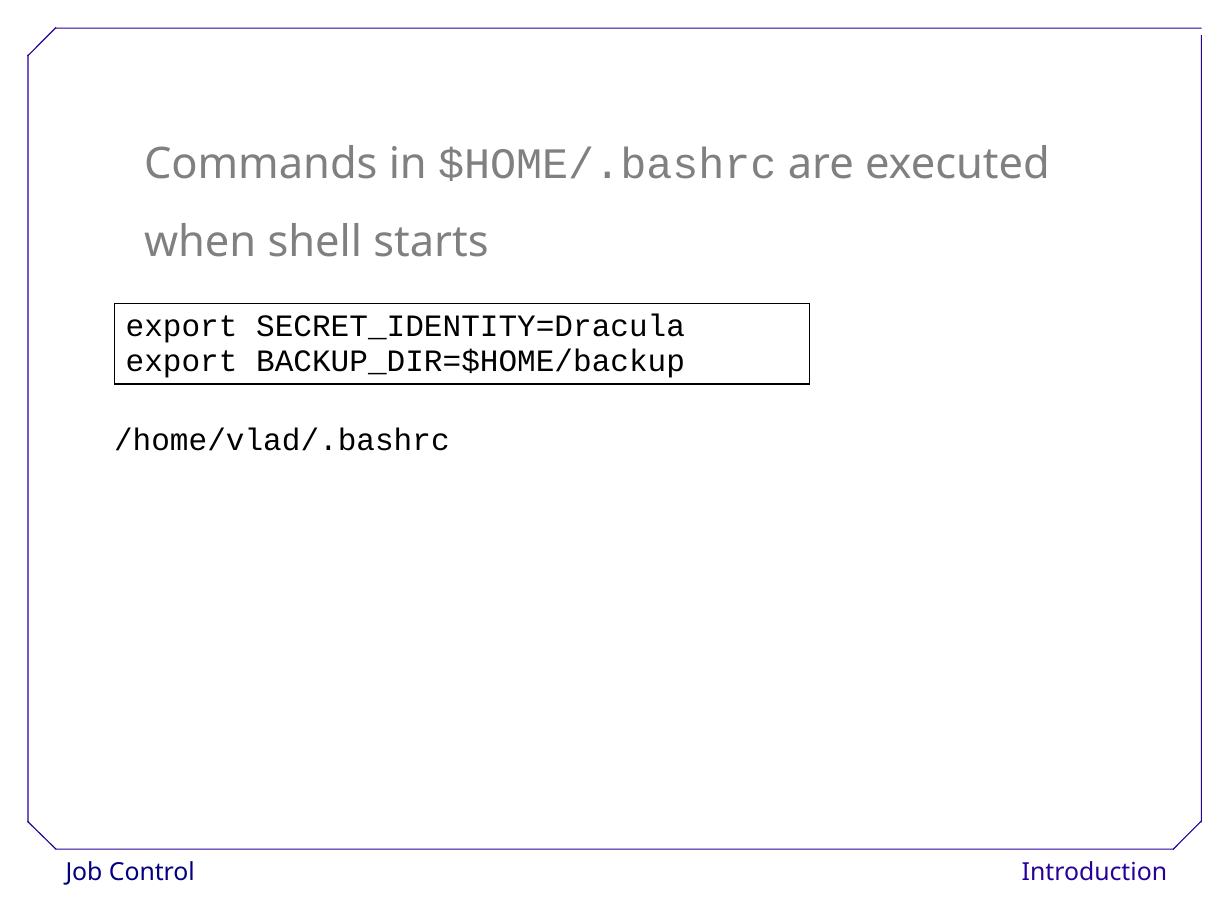
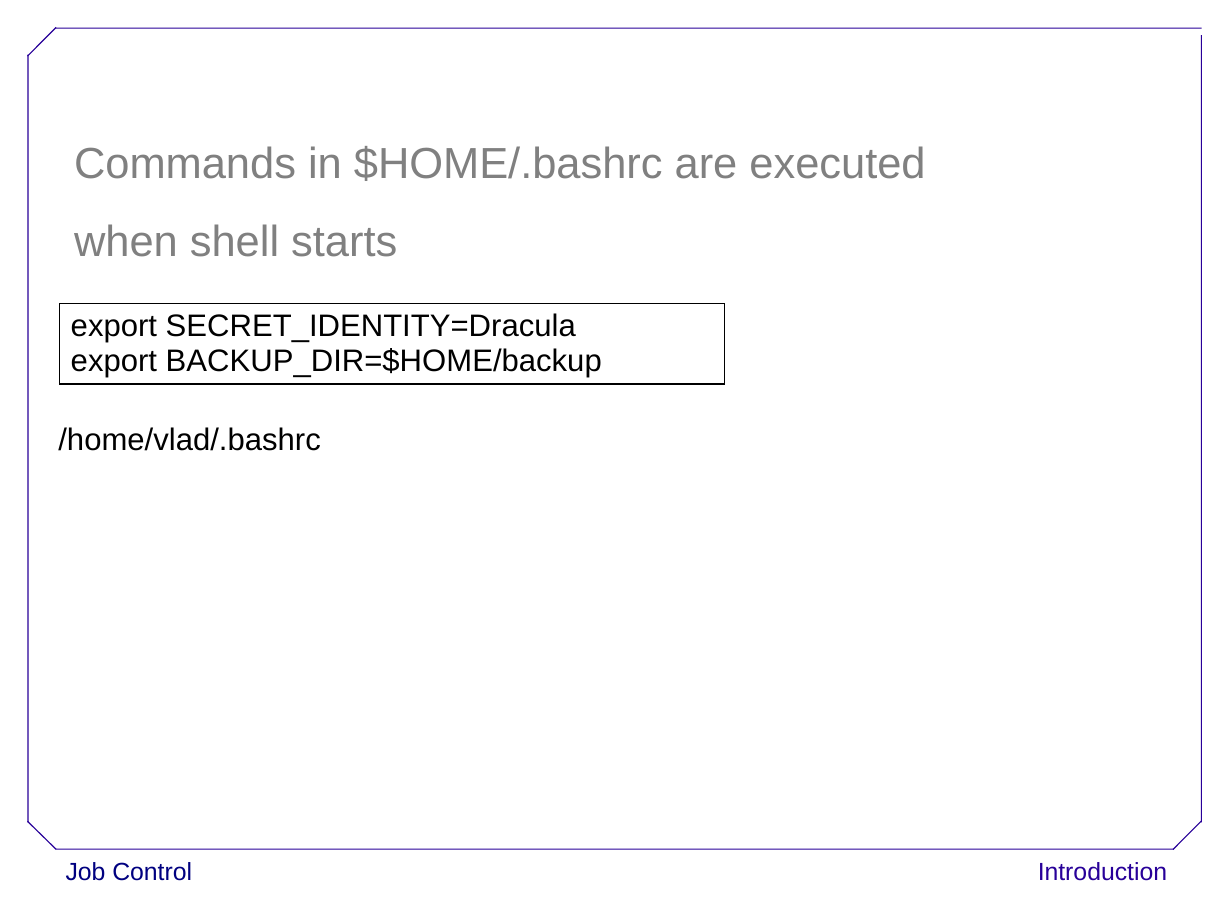
Before and after one commit to ncasuk/ncas-isc, a slide deck: slide 84 of shell/presentations/5_jobvars.ppt. Drawn at 1232x924 pixels with LibreOffice and Linux fonts; fonts in the diff are those of the drawing; background and template pictures are left out. Boxes give left, top, right and bottom in pixels: in the first picture for what was removed or moved away, otherwise in the second. Text is boxed around its words. In the diff, an @@ line names an element or a change of style, - is before the commit and + after.

Commit message:
Standardised fonts across shell presentations to Arial, moved bubbles to correct position and updated shell excercises to accomodate new names of pain files

```diff
--- a/shell/presentations/5_jobvars.ppt
+++ b/shell/presentations/5_jobvars.ppt
@@ text "Commands in $HOME/.bashrc are executed": place and size @@
-text "Commands in $HOME/.bashrc are executed" at box(144, 145, 1050, 257)
+text "Commands in $HOME/.bashrc are executed" at box(74, 146, 925, 257)
@@ text "Commands in $HOME/.bashrc are executed" at box(74, 146, 925, 257): font Noto Sans to Arial in "Commands in are executed", "when shell starts"; font Courier New to Arial in "$HOME/.bashrc" @@
@@ rectangle "export SECRET_IDENTITY=Dracula": place and size @@
-rectangle "export SECRET_IDENTITY=Dracula" at box(114, 303, 809, 383)
+rectangle "export SECRET_IDENTITY=Dracula" at box(59, 303, 724, 383)
@@ rectangle "export SECRET_IDENTITY=Dracula" at box(59, 303, 724, 383): font Courier New to Arial @@
@@ text "/home/vlad/.bashrc" at box(58, 427, 320, 451): font Courier New to Arial @@
@@ text "/home/vlad/.bashrc": place and size @@
-text "/home/vlad/.bashrc" at box(114, 427, 450, 451)
+text "/home/vlad/.bashrc" at box(58, 427, 320, 451)
@@ text "Job Control" at box(66, 862, 192, 881): font Noto Sans to Arial @@
@@ text "Introduction" at box(1038, 862, 1167, 881): font Noto Sans to Arial @@
```
Also in this commit, not shown: 87 other slides changed, 9 other files.
